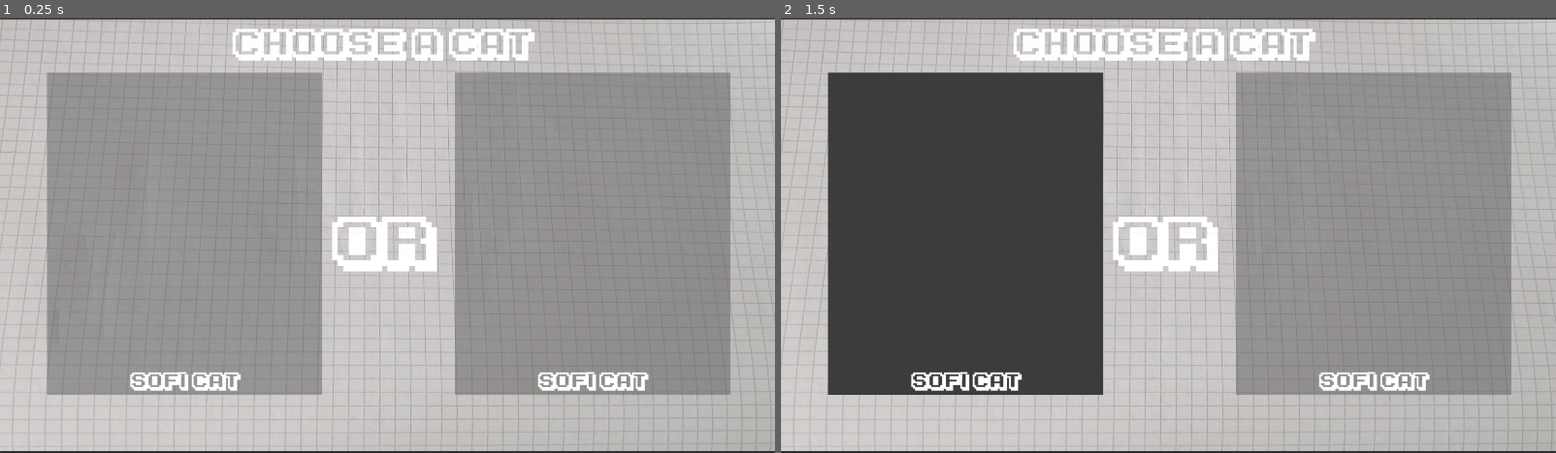
Above: before the commit, frames 1-2 (left to right).
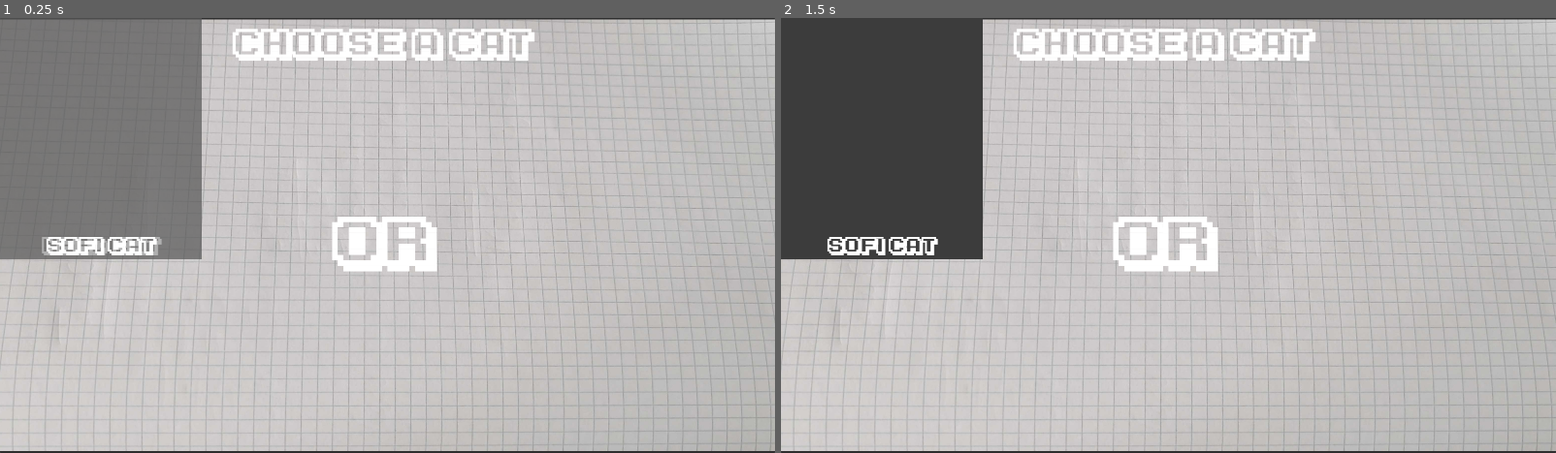
Above: after the commit, the same moments.

Repository: KidFast/Kitty-Kombat
Game: Godot game, scene res://InputSettings/input_settings.tscn
The game is run twice, just before and just after one commit, with the same random seed, the same clock (stepped at 60 frames per second) and the same inputs. This scene is started directly instead of the project's main scene.
Inputs (mouse positions are in pixels of both pictures, inside the frame that each line leads up to):
- Up to frame 1 (0.25 s): no input
- Up to frame 2 (1.5 s): click (967, 235) at 0.52 s; click (881, 139) at 1.27 s

The runs differ from the first frame. In frame 1, 58% of the frame differs, in the area x 0-95%, y 0-87%; in frame 2, 50%.
Error after the commit: Parse Error: Identifier "player_list" not declared in the current scope. (res://InputSettings/playerSelect.gd:29)

Commit message:
More input settings changes

Diff:
--- a/kitty-kombat/InputSettings/input_settings.tscn
+++ b/kitty-kombat/InputSettings/input_settings.tscn
@@ -1,6 +1,7 @@
-[gd_scene load_steps=4 format=3 uid="uid://qw3swkb63er8"]
+[gd_scene load_steps=5 format=3 uid="uid://qw3swkb63er8"]
 
 [ext_resource type="FontFile" uid="uid://ccfjfp4hfprry" path="res://Assets/Font/karmatic-arcade/ka1.ttf" id="1_8sf25"]
+[ext_resource type="Script" uid="uid://drltc8wlq2cya" path="res://InputSettings/playerSelect.gd" id="1_sk4ta"]
 [ext_resource type="PackedScene" uid="uid://cmkigadclkeav" path="res://InputSettings/select_player_button.tscn" id="1_tf80a"]
 [ext_resource type="Texture2D" uid="uid://vcdb8ghvv1jx" path="res://Assets/Background/menu_bg.jpg" id="2_tf80a"]
 
@@ -11,32 +12,7 @@
 anchor_bottom = 1.0
 grow_horizontal = 2
 grow_vertical = 2
-
-[node name="PlayerSelect1" type="VBoxContainer" parent="."]
-top_level = true
-custom_minimum_size = Vector2(500, 600)
-layout_mode = 0
-offset_left = 117.0
-offset_top = 136.0
-offset_right = 799.0
-offset_bottom = 936.0
-alignment = 1
-
-[node name="PlayerButton" parent="PlayerSelect1" instance=ExtResource("1_tf80a")]
-layout_mode = 2
-
-[node name="PlayerSelect2" type="VBoxContainer" parent="."]
-top_level = true
-custom_minimum_size = Vector2(500, 600)
-layout_mode = 0
-offset_left = 1127.0
-offset_top = 136.0
-offset_right = 1809.0
-offset_bottom = 936.0
-alignment = 1
-
-[node name="PlayerButton" parent="PlayerSelect2" instance=ExtResource("1_tf80a")]
-layout_mode = 2
+script = ExtResource("1_sk4ta")
 
 [node name="PanelContainer" type="PanelContainer" parent="."]
 layout_mode = 1
@@ -52,6 +28,30 @@
 theme_override_constants/margin_top = 8
 theme_override_constants/margin_right = 8
 theme_override_constants/margin_bottom = 8
+
+[node name="OptionList" type="VBoxContainer" parent="PanelContainer/MarginContainer"]
+layout_mode = 2
+
+[node name="PlayerSelect1" type="VBoxContainer" parent="PanelContainer/MarginContainer/OptionList"]
+top_level = true
+custom_minimum_size = Vector2(500, 600)
+layout_mode = 2
+alignment = 1
+
+[node name="PlayerButton1" parent="PanelContainer/MarginContainer/OptionList/PlayerSelect1" instance=ExtResource("1_tf80a")]
+layout_mode = 2
+
+[node name="PlayerLabel" parent="PanelContainer/MarginContainer/OptionList/PlayerSelect1/PlayerButton1/MarginContainer/HBoxContainer" index="0"]
+text = "Nerd Cat"
+
+[node name="PlayerSelect2" type="VBoxContainer" parent="PanelContainer/MarginContainer/OptionList"]
+top_level = true
+custom_minimum_size = Vector2(500, 600)
+layout_mode = 2
+alignment = 1
+
+[node name="PlayerButton1" parent="PanelContainer/MarginContainer/OptionList/PlayerSelect2" instance=ExtResource("1_tf80a")]
+layout_mode = 2
 
 [node name="TextureRect" type="TextureRect" parent="."]
 layout_mode = 1
@@ -92,3 +92,6 @@
 text = "Choose a Cat"
 horizontal_alignment = 1
 vertical_alignment = 1
+
+[editable path="PanelContainer/MarginContainer/OptionList/PlayerSelect1/PlayerButton1"]
+[editable path="PanelContainer/MarginContainer/OptionList/PlayerSelect2/PlayerButton1"]
--- /dev/null
+++ b/kitty-kombat/InputSettings/playerSelect.gd
@@ -0,0 +1,29 @@
+extends Control
+
+@onready var PlayerButton_Scene = preload("res://InputSettings/input_settings.tscn")
+@onready var option_list = $PanelContainer/MarginContainer/OptionList
+# Called when the node enters the scene tree for the first time.
+var is_selected = false
+
+
+func _ready():
+	_create_player_list()
+
+func _create_player_list():
+	InputMap.load_from_project_settings()
+	for item in option_list.get_children():
+			item.queue_free()
+
+	for option in InputMap.get_actions():
+		var button = PlayerButton_Scene.instantiate()
+		var option_label = button.find_child("PlayerLabel")
+
+		option_label.text = option
+
+		var events = InputMap.action_get_events(option)
+		if events.size() > 0:
+			option_label.text = events[0].as_text()
+		else:
+			option_label.text = ""
+
+		player_list.add_child(button)
--- a/kitty-kombat/project.godot
+++ b/kitty-kombat/project.godot
@@ -87,11 +87,6 @@
 , Object(InputEventJoypadMotion,"resource_local_to_scene":false,"resource_name":"","device":0,"axis":1,"axis_value":1.0,"script":null)
 ]
 }
-p1_dash={
-"deadzone": 0.2,
-"events": [Object(InputEventKey,"resource_local_to_scene":false,"resource_name":"","device":-1,"window_id":0,"alt_pressed":false,"shift_pressed":false,"ctrl_pressed":false,"meta_pressed":false,"pressed":false,"keycode":0,"physical_keycode":81,"key_label":0,"unicode":113,"location":0,"echo":false,"script":null)
-]
-}
 p2_left={
 "deadzone": 0.2,
 "events": [Object(InputEventKey,"resource_local_to_scene":false,"resource_name":"","device":-1,"window_id":0,"alt_press …(195 unchanged characters)…
@@ -116,6 +111,11 @@
 , Object(InputEventJoypadMotion,"resource_local_to_scene":false,"resource_name":"","device":1,"axis":1,"axis_value":1.0,"script":null)
 ]
 }
+p1_dash={
+"deadzone": 0.2,
+"events": [Object(InputEventKey,"resource_local_to_scene":false,"resource_name":"","device":-1,"window_id":0,"alt_pressed":false,"shift_pressed":false,"ctrl_pressed":false,"meta_pressed":false,"pressed":false,"keycode":0,"physical_keycode":81,"key_label":0,"unicode":113,"location":0,"echo":false,"script":null)
+]
+}
 p2_dash={
 "deadzone": 0.2,
 "events": [Object(InputEventKey,"resource_local_to_scene":false,"resource_name":"","device":-1,"window_id":0,"alt_press …(191 unchanged characters)…
Not shown, added: kitty-kombat/InputSettings/playerSelect.gd.uid
